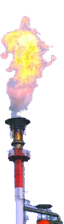
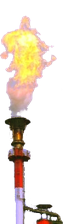
Two versions of the same layered image (w=64, h=224). Layer-by-layer changes:
added layer "Feuer" (79%) above "Hintergrund" over [0, 15, 57, 192]
painted on "Hintergrund" over [0, 15, 63, 224]
